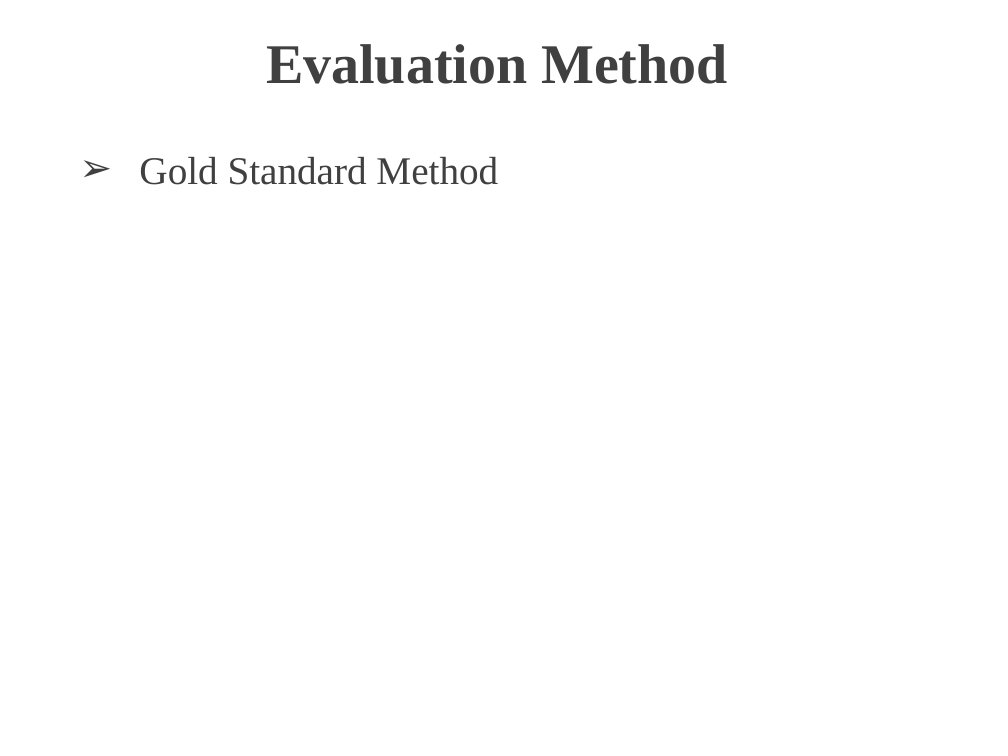
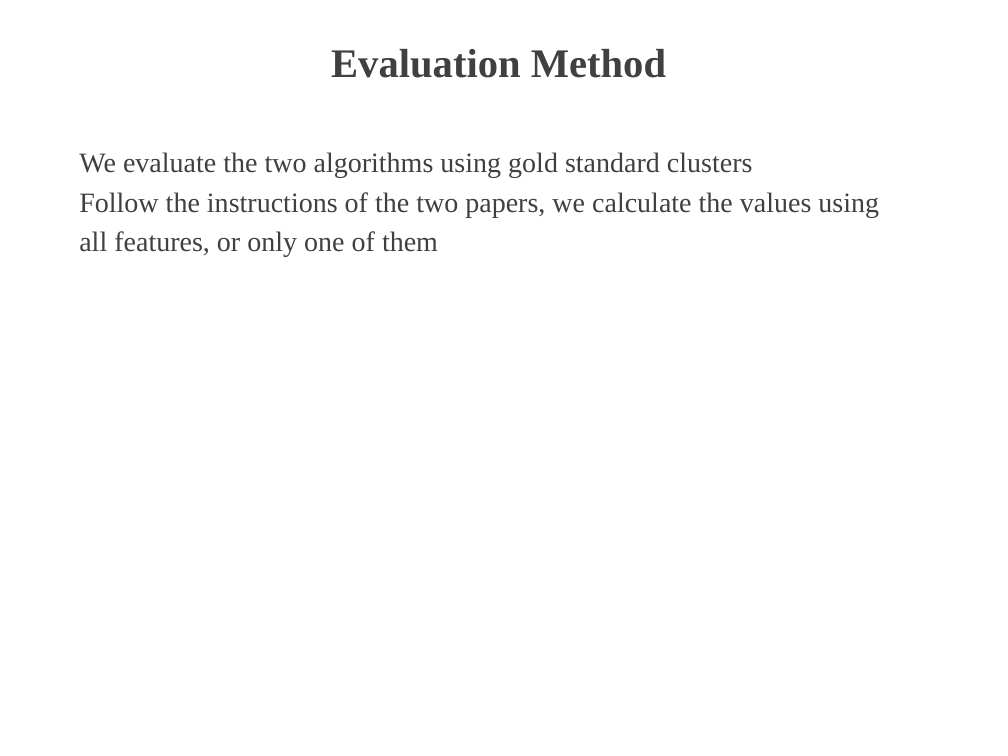
Before and after one commit to TZstatsADS/Spr2017-proj4-team13, a slide deck: slide 7 of doc/presentation.pptx. Drawn at 1008x756 pixels with LibreOffice and Linux fonts; fonts in the diff are those of the drawing; background and template pictures are left out. Boxes give left, top, right and bottom in pixels: in the first picture for what was removed or moved away, otherwise in the second. Text is boxed around its words. In the diff, an @@ line names an element or a change of style, - is before the commit and + after.

```diff
--- a/doc/presentation.pptx
+++ b/doc/presentation.pptx
@@ title "Evaluation Method" at [331,49,666,78]: size 40 to 29 pt @@
@@ text at [79,152,879,256]: text changed; size 28 to 20 pt @@
-➢ Gold Standard Method
+We evaluate the two algorithms using gold standard clusters
+Follow the instructions of the two papers, we calculate the values using
+all features, or only one of them
```
Also in this commit, not shown: 4 other slides changed, 1 slide added.
